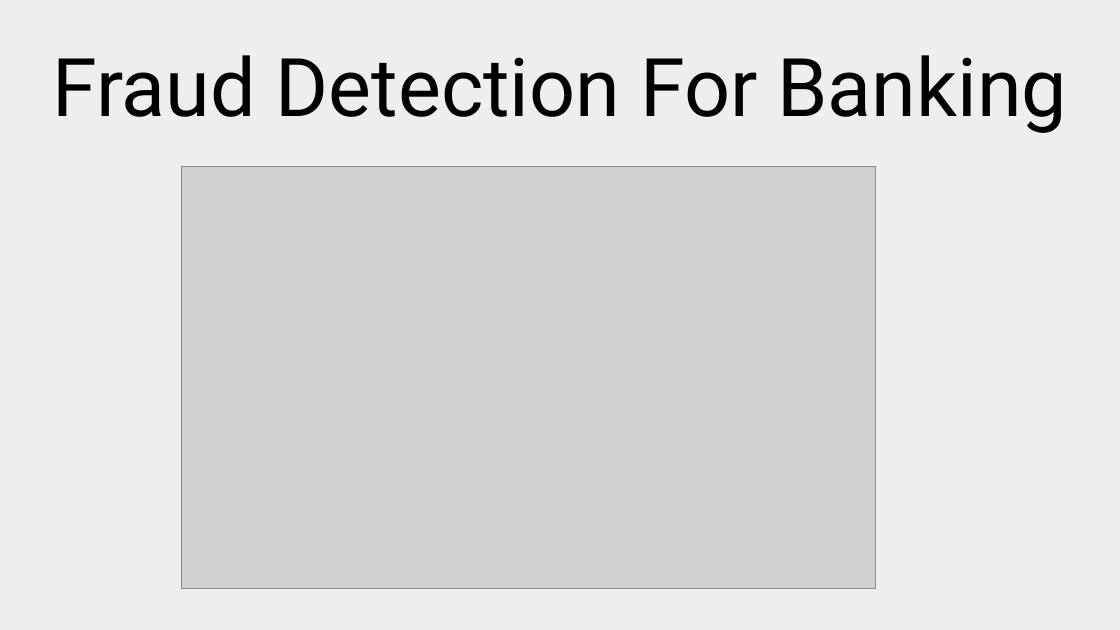
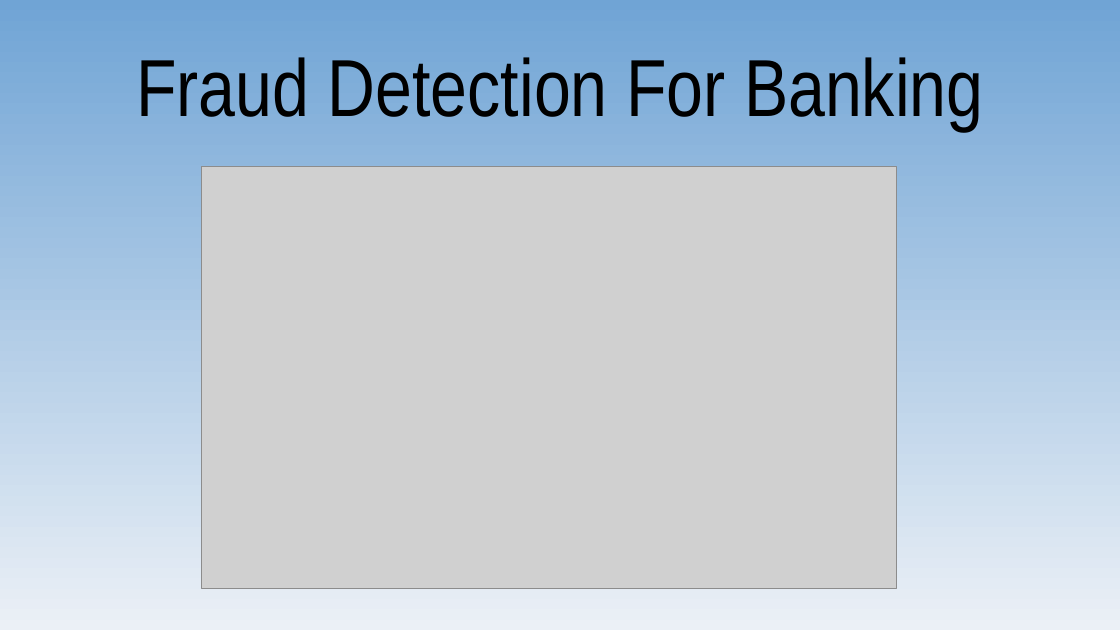
Before and after one commit to Maitha-mo/sampleGuys_final-project_dsml2021, a slide deck: slide 1 of Sample Guys _ Demo Day _ AstroLabs DS ML Bootcamp Oct Nov 2021.pptx. Drawn at 1120x630 pixels with LibreOffice and Linux fonts; fonts in the diff are those of the drawing; grey boxes stand for pictures. Boxes give left, top, right and bottom in pixels: in the first picture for what was removed or moved away, otherwise in the second. Text is boxed around its words. In the diff, an @@ line names an element or a change of style, - is before the commit and + after.

```diff
--- a/Sample Guys _ Demo Day _ AstroLabs DS ML Bootcamp Oct Nov 2021.pptx
+++ b/Sample Guys _ Demo Day _ AstroLabs DS ML Bootcamp Oct Nov 2021.pptx
@@ background #EEEEEE to gradient #EBF0F6 to #70A4D5 @@
@@ title "Fraud Detection For Banking" at bbox=[136, 57, 984, 130]: font Roboto to Arial Narrow @@
@@ picture: place and size @@
-picture at bbox=[181, 167, 876, 589]
+picture at bbox=[202, 167, 896, 589]
```
Also in this commit, not shown: 4 other slides changed, 8 slides added, 2 slides removed, 1 other file.
